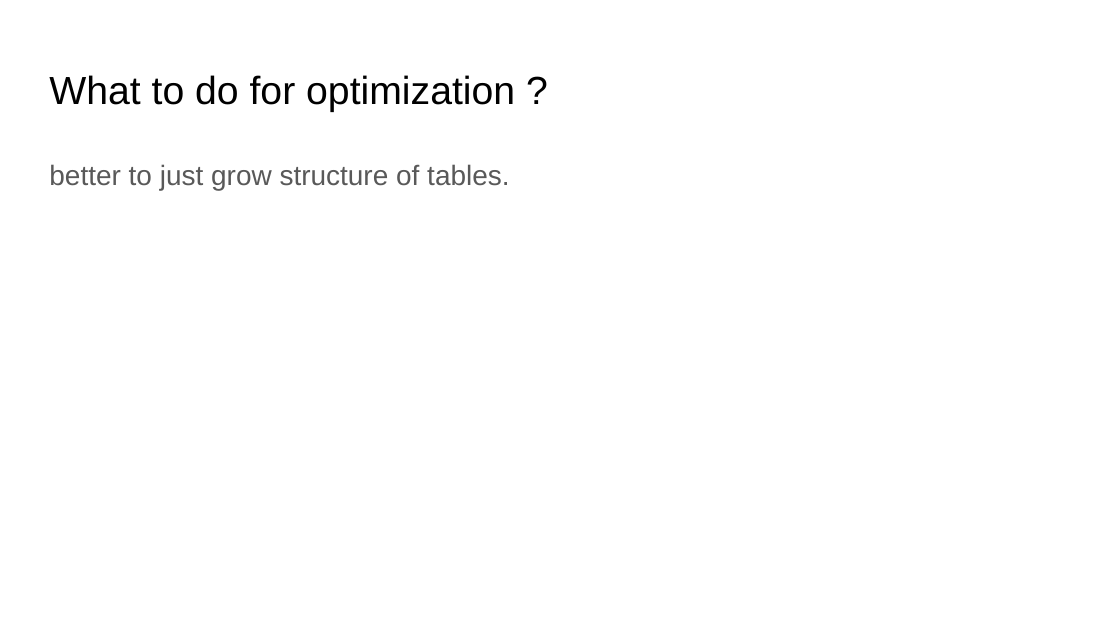
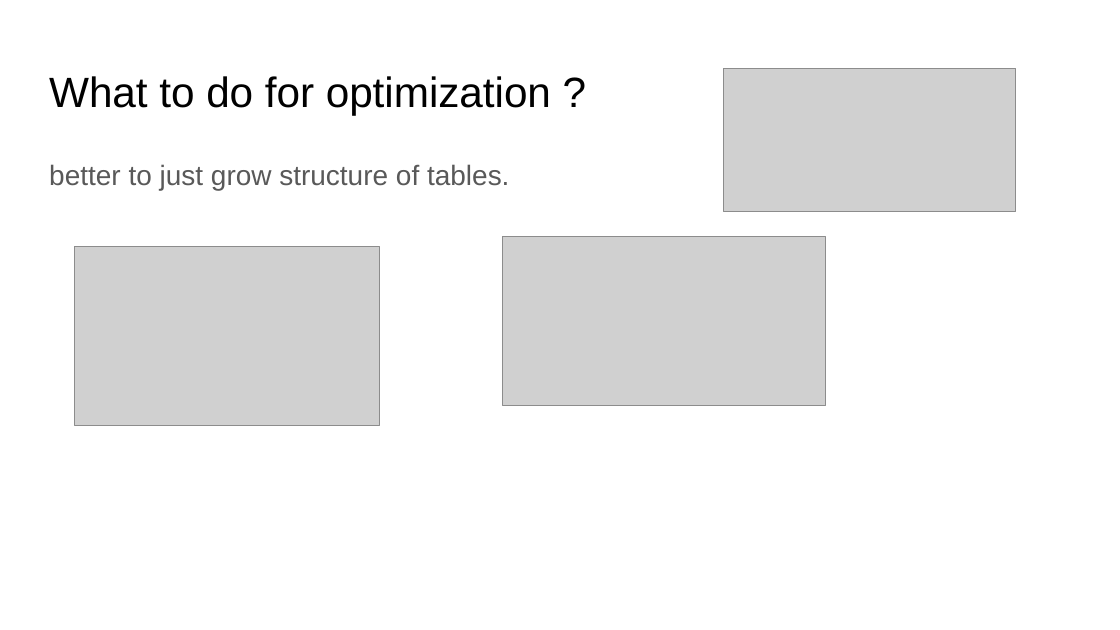
Before and after one commit to Neznajki/devclub-high-load-db, a slide deck: slide 26 of High Load System DB.pptx (slide 16 before the commit). Drawn at 1120x630 pixels with LibreOffice and Linux fonts; fonts in the diff are those of the drawing; grey boxes stand for pictures. Boxes give left, top, right and bottom in pixels: in the first picture for what was removed or moved away, otherwise in the second. Text is boxed around its words. In the diff, an @@ line names an element or a change of style, - is before the commit and + after.

```diff
--- a/High Load System DB.pptx
+++ b/High Load System DB.pptx
@@ text "What to do for optimization ..." at bbox=[49, 76, 551, 116]: size 25.2 to 27.2 pt @@
@@ picture added at bbox=[724, 68, 1016, 212] @@
@@ picture added at bbox=[503, 236, 827, 405] @@
@@ picture added at bbox=[75, 246, 380, 424] @@
```
Also in this commit, not shown: 14 other slides changed, 15 slides added, 5 slides removed, 1 other file.
